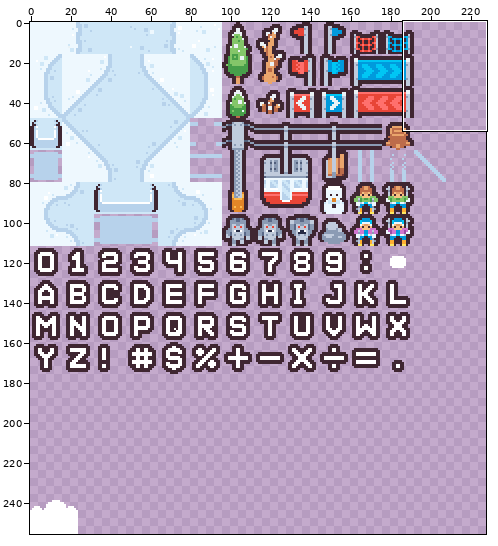
Edited in one commit: sprite sheet (tex.png). Above, an overview of the earlier version with the close-up marked.
Close-up. Earlier state:
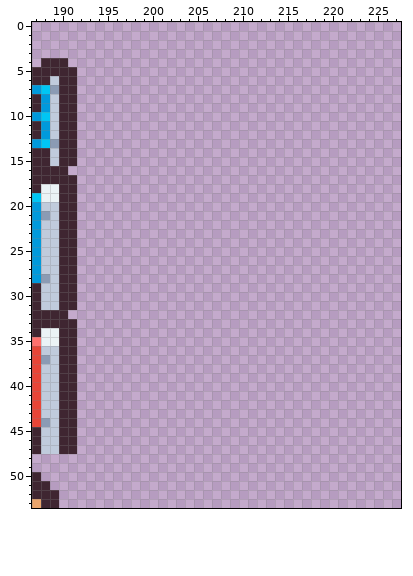
The file is 256x256 pixels. Shown: x 187..227, y 0..53. The wide view leaves out empty margins.
The same view after the edit:
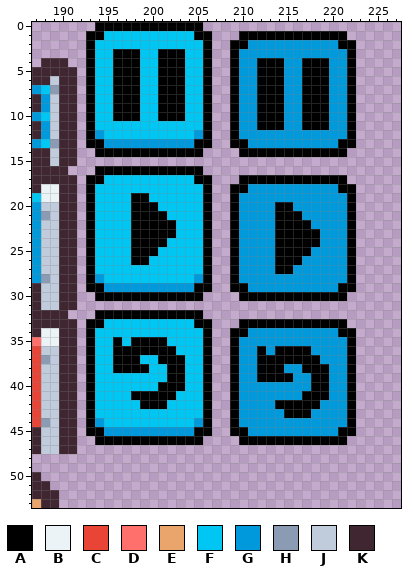
Palette (. is transparent): A #000000  B #ebf3f6  C #e84537  D #ff706d  E #eaa56c  F #00c6f4  G #009adc  H #8b9bb4  J #c0cbdc  K #3f2631
Change:
@@ x 187..227 @@
- 0 .........................................
- 1 .........................................
- 2 .........................................
- 3 .........................................
- 4 .KKK.....................................
- 5 KKKKK....................................
- 6 KKJKK....................................
- 7 GFHKK....................................
- 8 KGJKK....................................
- 9 KGJKK....................................
-10 GFJKK....................................
-11 KGJKK....................................
-12 KGJKK....................................
-13 GFHKK....................................
-14 KKJKK....................................
+ 0 .......AAAAAAAAAAAA......................
+ 1 ......AAFFFFFFFFFFAA...AAAAAAAAAAAA......
+ 2 ......AFFFFFFFFFFFFA..AAGGGGGGGGGGAA.....
+ 3 ......AFFAAAFFAAAFFA..AGGGGGGGGGGGGA.....
+ 4 .KKK..AFFAAAFFAAAFFA..AGGAAAGGAAAGGA.....
+ 5 KKKKK.AFFAAAFFAAAFFA..AGGAAAGGAAAGGA.....
+ 6 KKJKK.AFFAAAFFAAAFFA..AGGAAAGGAAAGGA.....
+ 7 GFHKK.AFFAAAFFAAAFFA..AGGAAAGGAAAGGA.....
+ 8 KGJKK.AFFAAAFFAAAFFA..AGGAAAGGAAAGGA.....
+ 9 KGJKK.AFFAAAFFAAAFFA..AGGAAAGGAAAGGA.....
+10 GFJKK.AFFAAAFFAAAFFA..AGGAAAGGAAAGGA.....
+11 KGJKK.AFFFFFFFFFFFFA..AGGAAAGGAAAGGA.....
+12 KGJKK.AGFFFFFFFFFFGA..AGGGGGGGGGGGGA.....
+13 GFHKK.AAGGGGGGGGGGAA..AAGGGGGGGGGGAA.....
+14 KKJKK..AAAAAAAAAAAA....AAAAAAAAAAAA......
 15 KKJKK....................................
-16 KKKK.....................................
-17 KKKKK....................................
-18 KBBKK....................................
-19 FBBKK....................................
-20 GJJKK....................................
-21 GHJKK....................................
-22 GJJKK....................................
-23 GJJKK....................................
-24 GJJKK....................................
-25 GJJKK....................................
-26 GJJKK....................................
-27 GJJKK....................................
-28 GHJKK....................................
-29 KJJKK....................................
-30 KJJKK....................................
+16 KKKK...AAAAAAAAAAAA......................
+17 KKKKK.AAFFFFFFFFFFAA...AAAAAAAAAAAA......
+18 KBBKK.AFFFFFFFFFFFFA..AAGGGGGGGGGGAA.....
+19 FBBKK.AFFFFAAFFFFFFA..AGGGGGGGGGGGGA.....
+20 GJJKK.AFFFFAAAFFFFFA..AGGGGAAGGGGGGA.....
+21 GHJKK.AFFFFAAAAFFFFA..AGGGGAAAGGGGGA.....
+22 GJJKK.AFFFFAAAAAFFFA..AGGGGAAAAGGGGA.....
+23 GJJKK.AFFFFAAAAAFFFA..AGGGGAAAAAGGGA.....
+24 GJJKK.AFFFFAAAAFFFFA..AGGGGAAAAAGGGA.....
+25 GJJKK.AFFFFAAAFFFFFA..AGGGGAAAAGGGGA.....
+26 GJJKK.AFFFFAAFFFFFFA..AGGGGAAAGGGGGA.....
+27 GJJKK.AFFFFFFFFFFFFA..AGGGGAAGGGGGGA.....
+28 GHJKK.AGFFFFFFFFFFGA..AGGGGGGGGGGGGA.....
+29 KJJKK.AAGGGGGGGGGGAA..AAGGGGGGGGGGAA.....
+30 KJJKK..AAAAAAAAAAAA....AAAAAAAAAAAA......
 31 KJJKK....................................
-32 KKKK.....................................
-33 KKKKK....................................
-34 KBBKK....................................
-35 DBBKK....................................
-36 CJJKK....................................
-37 CHJKK....................................
-38 CJJKK....................................
-39 CJJKK....................................
-40 CJJKK....................................
-41 CJJKK....................................
-42 CJJKK....................................
-43 CJJKK....................................
-44 CHJKK....................................
-45 KJJKK....................................
-46 KJJKK....................................
+32 KKKK...AAAAAAAAAAAA......................
+33 KKKKK.AAFFFFFFFFFFAA...AAAAAAAAAAAA......
+34 KBBKK.AFFFFFFFFFFFFA..AAGGGGGGGGGGAA.....
+35 DBBKK.AFFAFAAAAFFFFA..AGGGGGGGGGGGGA.....
+36 CJJKK.AFFAAAAAAAFFFA..AGGAGAAAAGGGGA.....
+37 CHJKK.AFFAAAFFAAAFFA..AGGAAAAAAAGGGA.....
+38 CJJKK.AFFAAAAFFAAFFA..AGGAAAGGAAAGGA.....
+39 CJJKK.AFFFFFFFFAAFFA..AGGAAAAGGAAGGA.....
+40 CJJKK.AFFFFFFFAAAFFA..AGGGGGGGGAAGGA.....
+41 CJJKK.AFFFFAAAAAFFFA..AGGGGGGGAAAGGA.....
+42 CJJKK.AFFFFFAAAFFFFA..AGGGGAAAAAGGGA.....
+43 CJJKK.AFFFFFFFFFFFFA..AGGGGGAAAGGGGA.....
+44 CHJKK.AGFFFFFFFFFFGA..AGGGGGGGGGGGGA.....
+45 KJJKK.AAGGGGGGGGGGAA..AAGGGGGGGGGGAA.....
+46 KJJKK..AAAAAAAAAAAA....AAAAAAAAAAAA......
 47 KJJKK....................................
Changed places in both close-ups, as pixel boxes (x1, y1, x2, y2):
added: (86, 22, 356, 445)
